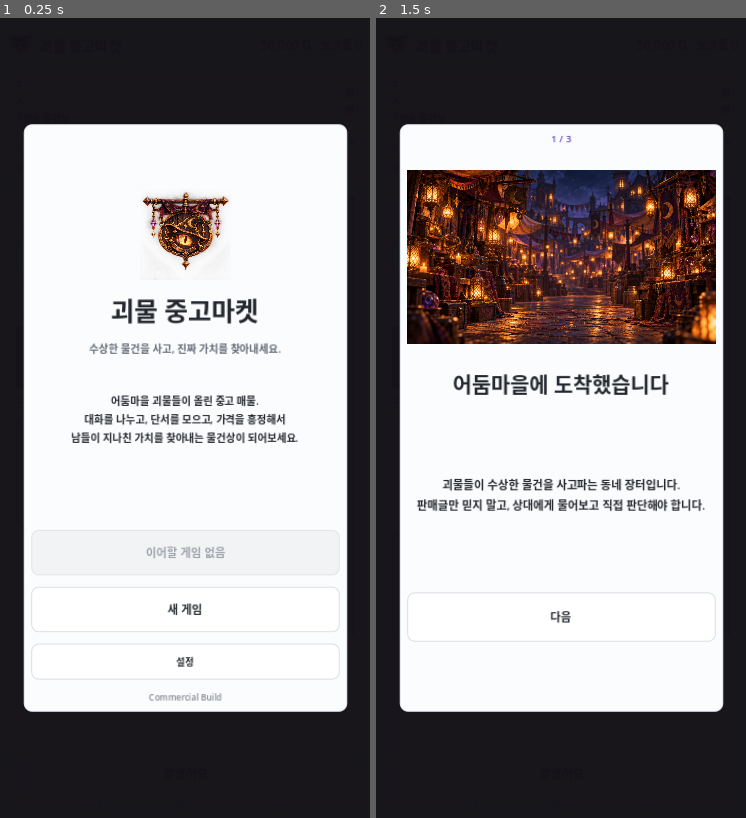
Above: before the commit, frames 1-2 (left to right).
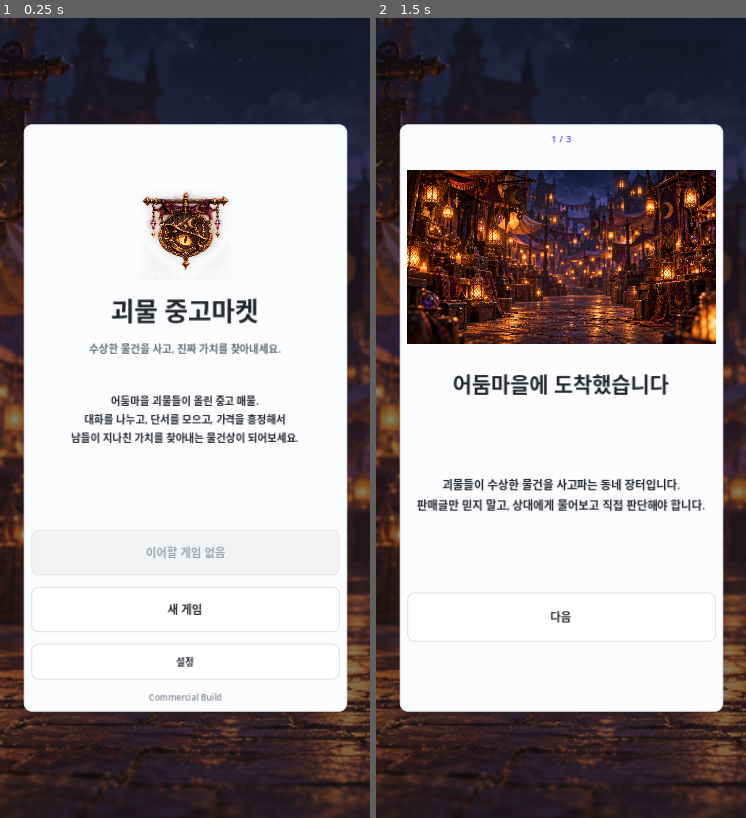
Above: after the commit, the same moments.

Repository: Queenrain9/monster-used-market
Game: Godot game, scene res://scenes/main.tscn
The game is run twice, just before and just after one commit, with the same random seed, the same clock (stepped at 60 frames per second) and the same inputs.
Inputs (mouse positions are in pixels of both pictures, inside the frame that each line leads up to):
- Up to frame 1 (0.25 s): no input
- Up to frame 2 (1.5 s): click (557, 218) at 0.52 s; type "12" at 0.6 s; click "새 게임" at 1.25 s

The runs differ from the first frame. In frame 1, 15% of the frame differs, in the area x 0-100%, y 0-100%; in frame 2, 15%.

Commit message:
art: bind title and onboarding screens to drop-in final slots

Diff:
--- a/scripts/main.gd
+++ b/scripts/main.gd
@@ -448,8 +448,9 @@
 	$Margin/RootVBox/Header/Brand.texture = Art.texture_for("ui", "brand")
 	$Margin/RootVBox/MarketPanel/Scroll/Box/MarketBanner/Art.texture = Art.texture_for("ui", "market")
 	$Margin/RootVBox/AppraisalPanel/Scroll/Box/PreView/ItemSummary/Row/ItemArt.texture = Art.texture_for("ui", "appraiser")
+	$CommercialShell/ArtBackground.texture = Art.texture_for("ui", "title_background")
 	$CommercialShell/Center/Card/TitleView/Brand.texture = Art.texture_for("ui", "brand")
-	$CommercialShell/Center/Card/OnboardingView/Art.texture = Art.texture_for("ui", "market")
+	$CommercialShell/Center/Card/OnboardingView/Art.texture = Art.texture_for("ui", "onboarding_world")
 	_load_presentation_settings()
 	_configure_mobile_ui()
 	_capture_base_font_sizes()
@@ -862,6 +863,8 @@
 		"시작 자금은 50,000G.\n싸게 사는 것만으로는 부족합니다. 진짜 가치를 알아보고, 어디에 되팔지까지 결정하세요.",
 		"오늘의 첫 목표는 거래 1건을 끝까지 완료하는 것.\n매물 확인 → 판매자 대화 → 가격 제안 → 구매 → 감정/조사 → 재판매까지 이어가세요.\n\n보상: 500G + 평판 10"
 	]
+	var onboarding_art_keys = ["onboarding_world", "onboarding_role", "onboarding_goal"]
+	$CommercialShell/Center/Card/OnboardingView/Art.texture = Art.texture_for("ui", onboarding_art_keys[onboarding_page])
 	onboarding_step_label.text = "%d / 3" % [onboarding_page + 1]
 	onboarding_title.text = titles[onboarding_page]
 	onboarding_body.text = bodies[onboarding_page]
